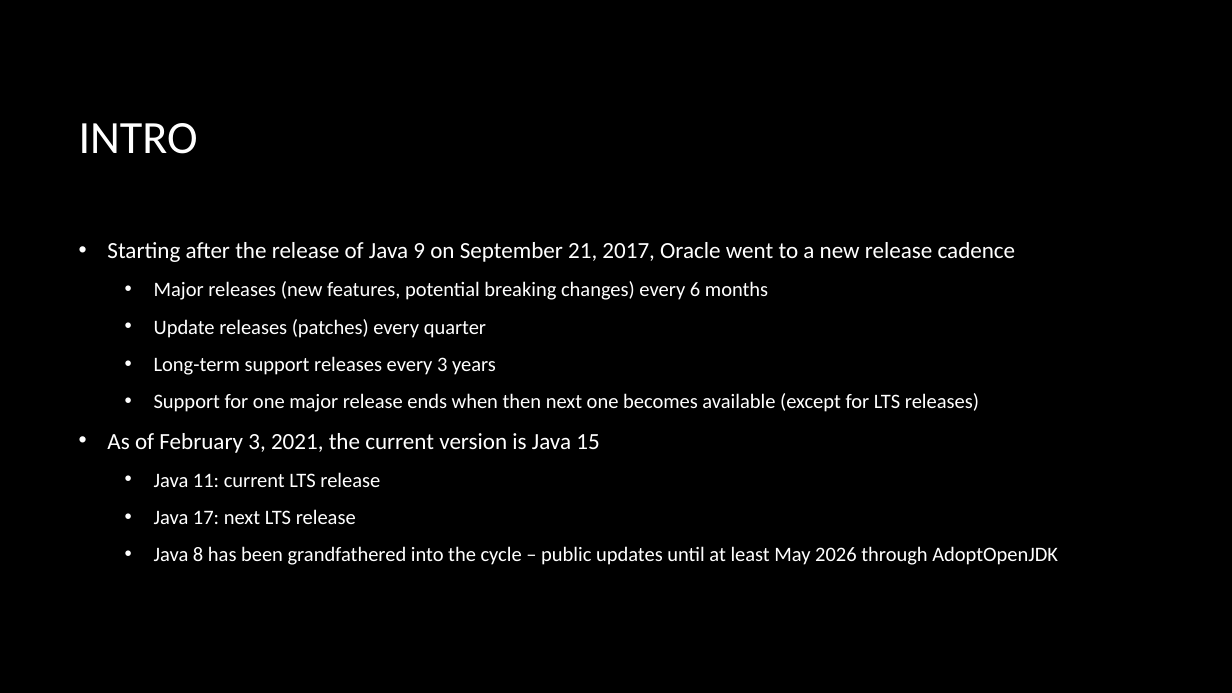
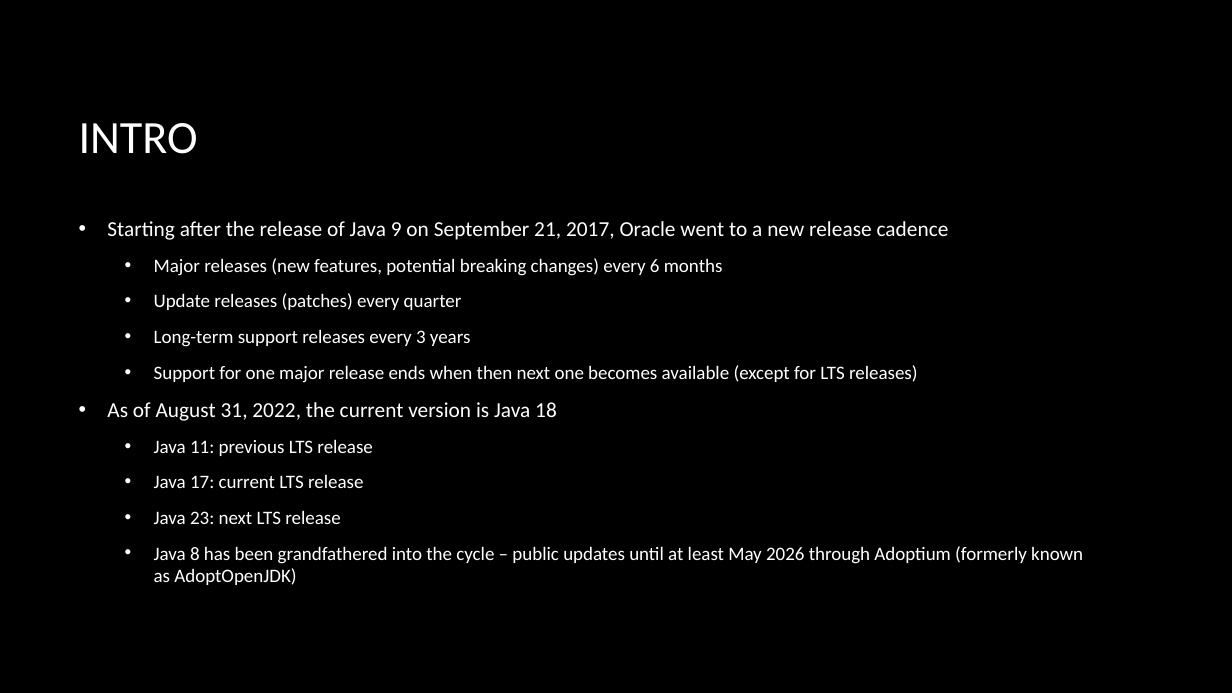
Before and after one commit to macdaddyaz/modern-java, a slide deck: slide 4 of Java 9 and up.pptx. Drawn at 1232x693 pixels with LibreOffice and Linux fonts; fonts in the diff are those of the drawing; background and template pictures are left out. Boxes give left, top, right and bottom in pixels: in the first picture for what was removed or moved away, otherwise in the second. Text is boxed around its words. In the diff, an @@ line names an element or a change of style, - is before the commit and + after.

Commit message:
Updates for Java to version 18 (with allusions to 19)

```diff
--- a/Java 9 and up.pptx
+++ b/Java 9 and up.pptx
@@ text at (x1=107, y1=221, x2=949, y2=383): size 18 to 16.6 pt in "Starting after the release of Java 9 ..."; size 16 to 14.8 pt in "Major releases (new features, potential breaking changes) ...", "Update releases (patches) every quarter", "Long-term support releases every 3 years", "Support for one major release ends when ..." @@
@@ text at (x1=107, y1=402, x2=1083, y2=585): text changed; size 16 to 14.8 pt @@
-• As of February 3, 2021, the current version is Java 15
-  • Java 11: current LTS release
-  • Java 17: next LTS release
-  • Java 8 has been grandfathered into the cycle – public updates until at least May 2026 through AdoptOpenJDK
+• As of August 31, 2022, the current version is Java 18
+  • Java 11: previous LTS release
+  • Java 17: current LTS release
+  • Java 23: next LTS release
+  • Java 8 has been grandfathered into the cycle – public updates until at least May 2026 through Adoptium (formerly known as AdoptOpenJDK)
```
Also in this commit, not shown: 19 other slides changed, 9 slides added, 3 other files.
